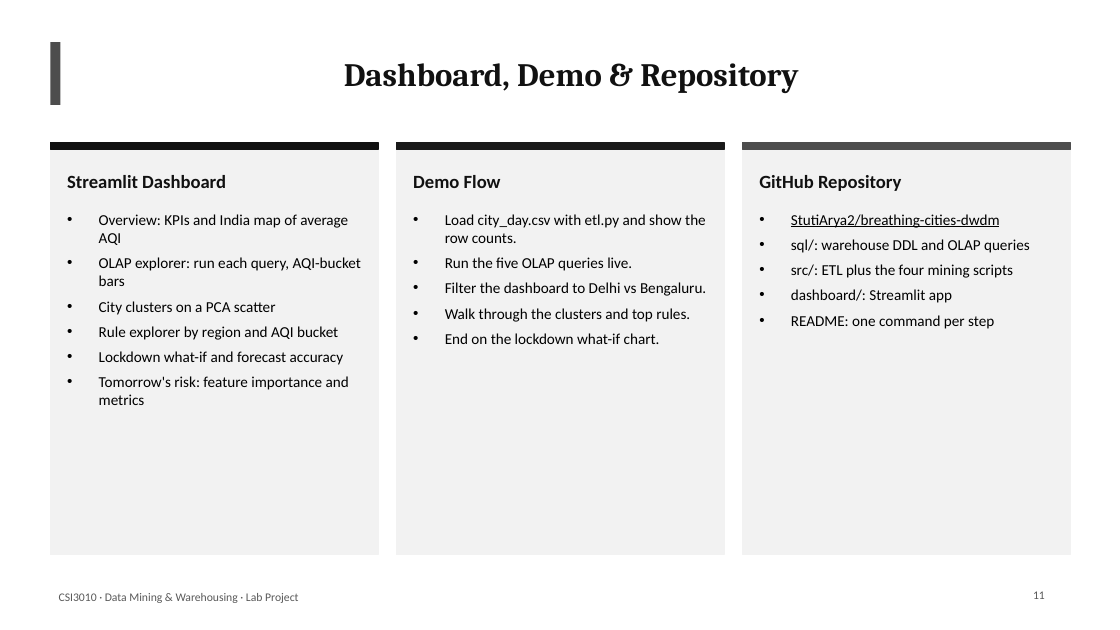
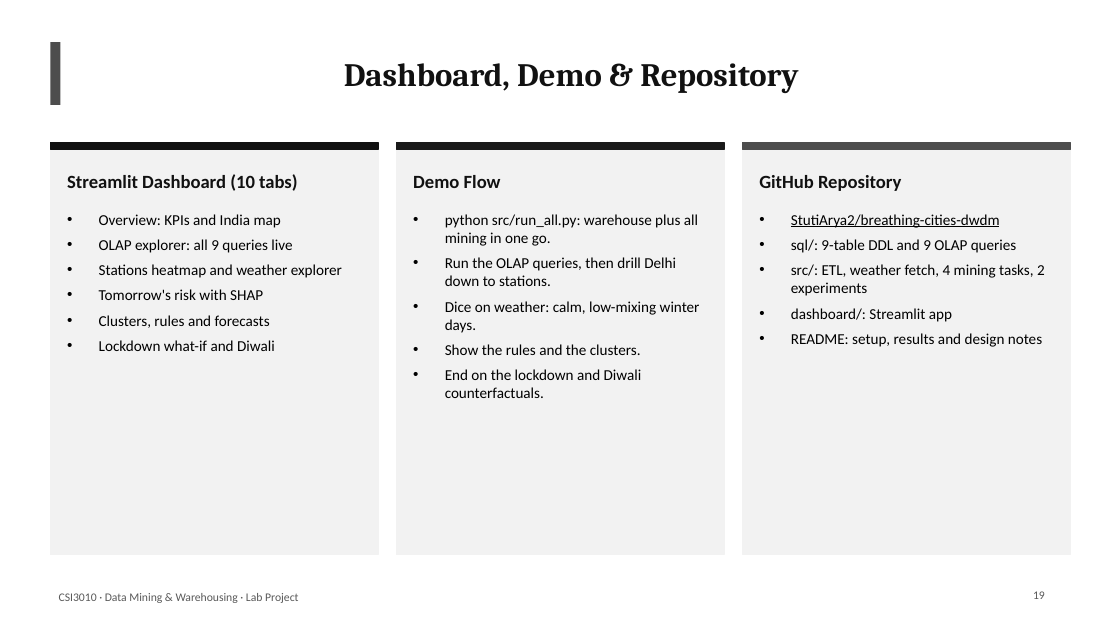
Before and after one commit to StutiArya2/breathing-cities-dwdm, a slide deck: slide 19 of docs/Breathing_Cities_DWDM.pptx (slide 11 before the commit). Drawn at 1120x630 pixels with LibreOffice and Linux fonts; fonts in the diff are those of the drawing. Boxes give left, top, right and bottom in pixels: in the first picture for what was removed or moved away, otherwise in the second. Text is boxed around its words. In the diff, an @@ line names an element or a change of style, - is before the commit and + after.

Commit message:
Real-data pipeline: weather source, fact constellation, experiments
- Add Open-Meteo weather as a second source (fact_weather, dim_weather_condition)
  and station-level drill-down (fact_station_air_quality, dim_station)
- Flag Ahmedabad's faulty CO sensor; cap AQI at 500
- New OLAP queries: station drill-down, weather dice, drill-across
- Classification vs persistence baseline with SHAP; context and co-pollution rules;
  weather-adjusted forecasting; lockdown and Diwali counterfactuals with placebo
- 10-tab dashboard, run_all.py, rewritten README and 20-slide deck with results

```diff
--- a/docs/Breathing_Cities_DWDM.pptx
+++ b/docs/Breathing_Cities_DWDM.pptx
@@ text at <box>67,174,298,191</box>: text changed @@
-Streamlit Dashboard
+Streamlit Dashboard (10 tabs)
@@ text at <box>99,214,342,351</box>: text changed @@
-• Overview: KPIs and India map of average AQI
-• OLAP explorer: run each query, AQI-bucket bars
-• City clusters on a PCA scatter
-• Rule explorer by region and AQI bucket
-• Lockdown what-if and forecast accuracy
-• Tomorrow's risk: feature importance and metrics
+• Overview: KPIs and India map
+• OLAP explorer: all 9 queries live
+• Stations heatmap and weather explorer
+• Tomorrow's risk with SHAP
+• Clusters, rules and forecasts
+• Lockdown what-if and Diwali
@@ text at <box>445,214,700,398</box>: text changed @@
-• Load city_day.csv with etl.py and show the row counts.
-• Run the five OLAP queries live.
-• Filter the dashboard to Delhi vs Bengaluru.
-• Walk through the clusters and top rules.
-• End on the lockdown what-if chart.
+• python src/run_all.py: warehouse plus all mining in one go.
+• Run the OLAP queries, then drill Delhi down to stations.
+• Dice on weather: calm, low-mixing winter days.
+• Show the rules and the clusters.
+• End on the lockdown and Diwali counterfactuals.
@@ text at <box>791,239,1045,296</box>: text changed @@
-• sql/: warehouse DDL and OLAP queries
-• src/: ETL plus the four mining scripts
+• sql/: 9-table DDL and 9 OLAP queries
+• src/: ETL, weather fetch, 4 mining tasks, 2 experiments
@@ text at <box>791,333,1042,347</box>: text changed @@
-• README: one command per step
+• README: setup, results and design notes
@@ page number at <box>1033,591,1045,599</box>: text changed @@
-11
+19
```
Also in this commit, not shown: 9 other slides changed, 9 slides added, 18 other files.
